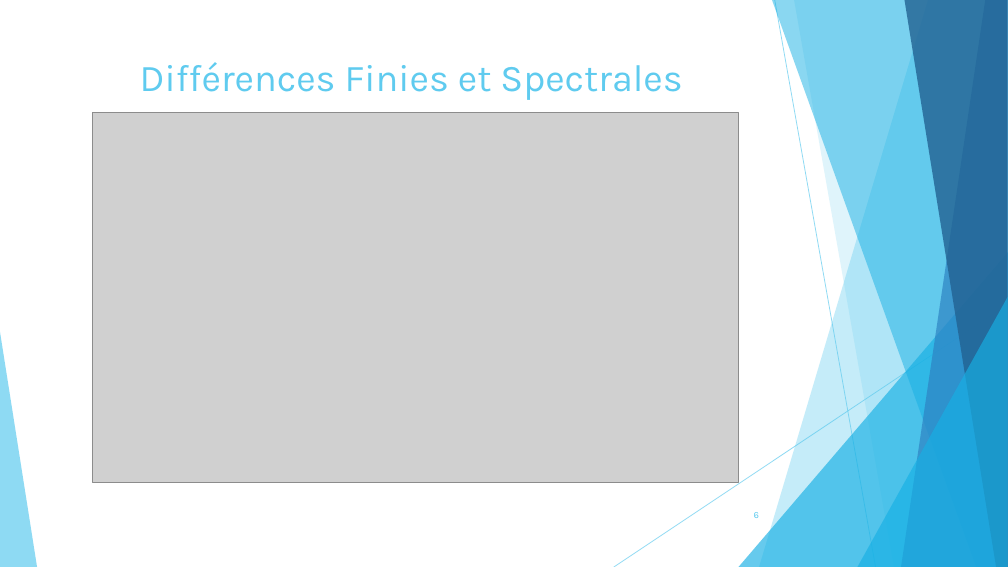
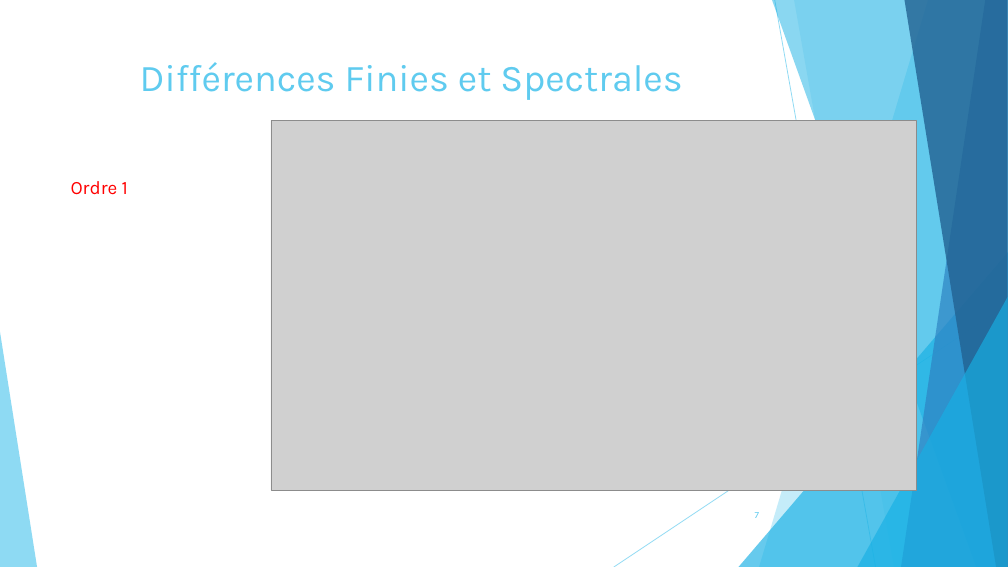
Before and after one commit to pierreXVI/PIE, a slide deck: slide 7 of oral_presentation/Oral_presentation_12_02_2019.pptx (slide 6 before the commit). Drawn at 1008x567 pixels with LibreOffice and Linux fonts; fonts in the diff are those of the drawing; grey boxes stand for pictures. Boxes give left, top, right and bottom in pixels: in the first picture for what was removed or moved away, otherwise in the second. Text is boxed around its words. In the diff, an @@ line names an element or a change of style, - is before the commit and + after.

```diff
--- a/oral_presentation/Oral_presentation_12_02_2019.pptx
+++ b/oral_presentation/Oral_presentation_12_02_2019.pptx
@@ picture: place and size @@
-picture at bbox=[93, 113, 739, 482]
+picture at bbox=[271, 120, 917, 490]
@@ text added at bbox=[71, 181, 128, 195], 18 pt, text #FF0000 @@
+Ordre 1
```
Also in this commit, not shown: 12 other slides changed, 7 slides added, 3 slides removed, 1 other file.
